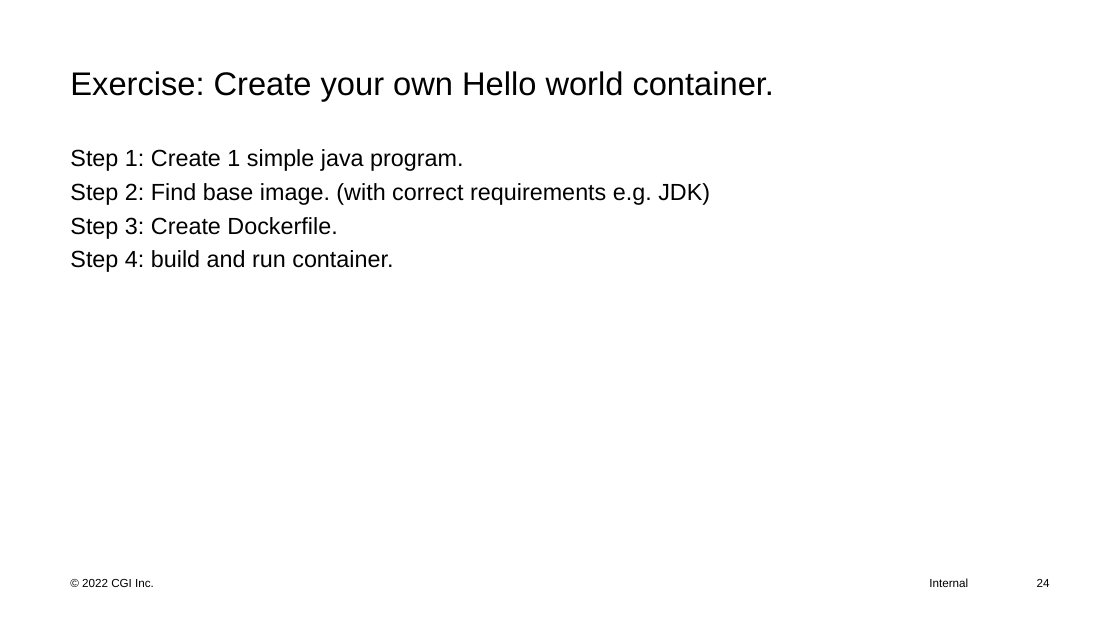
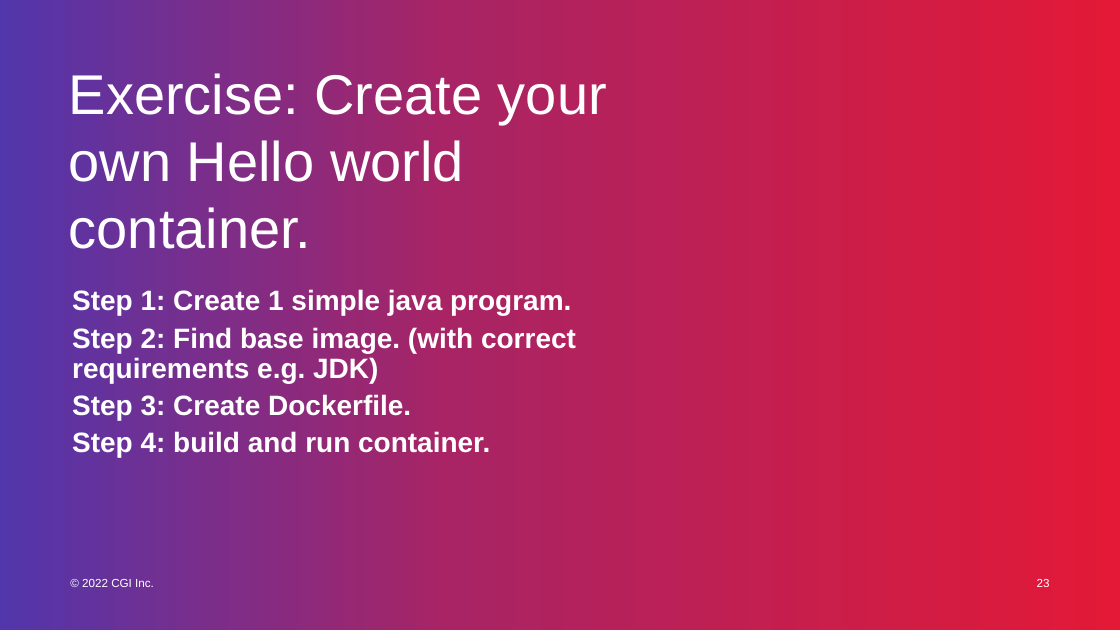
Before and after one commit to favna/docker-workshop, a slide deck: slide 23 of containerization.pptx (slide 24 before the commit). Drawn at 1120x630 pixels with LibreOffice and Linux fonts; fonts in the diff are those of the drawing. Boxes give left, top, right and bottom in pixels: in the first picture for what was removed or moved away, otherwise in the second. Text is boxed around its words. In the diff, an @@ line names an element or a change of style, - is before the commit and + after.

```diff
--- a/containerization.pptx
+++ b/containerization.pptx
@@ rectangle added at <box>0,0,1120,630</box>, fill gradient #E31937 to #A82465 to #5236AB @@
@@ title "Exercise: Create your own Hello ..." at <box>69,73,607,249</box>: size 28 to 48 pt, text colour #000000 to #FFFFFF @@
@@ subtitle "Step 1: Create 1 simple ...": place and size @@
-subtitle "Step 1: Create 1 simple ..." at <box>70,149,710,272</box>
+subtitle "Step 1: Create 1 simple ..." at <box>72,289,576,457</box>
@@ subtitle "Step 1: Create 1 simple ..." at <box>72,289,576,457</box>: size 20 to 24 pt, text colour #000000 to #FFFFFF, bold on; line spacing 1 to 0.9; more space between paragraphs @@
@@ text added at <box>71,576,247,592</box>, 10 pt, text #FFFFFF @@
+© 2022 CGI Inc.
@@ text removed at <box>929,578,968,587</box> @@
-Internal
@@ page number at <box>1037,579,1050,587</box>: text changed; text colour #000000 to #FFFFFF @@
-24
+23
```
Also in this commit, not shown: 13 other slides changed, 3 slides removed, 30 other files.
